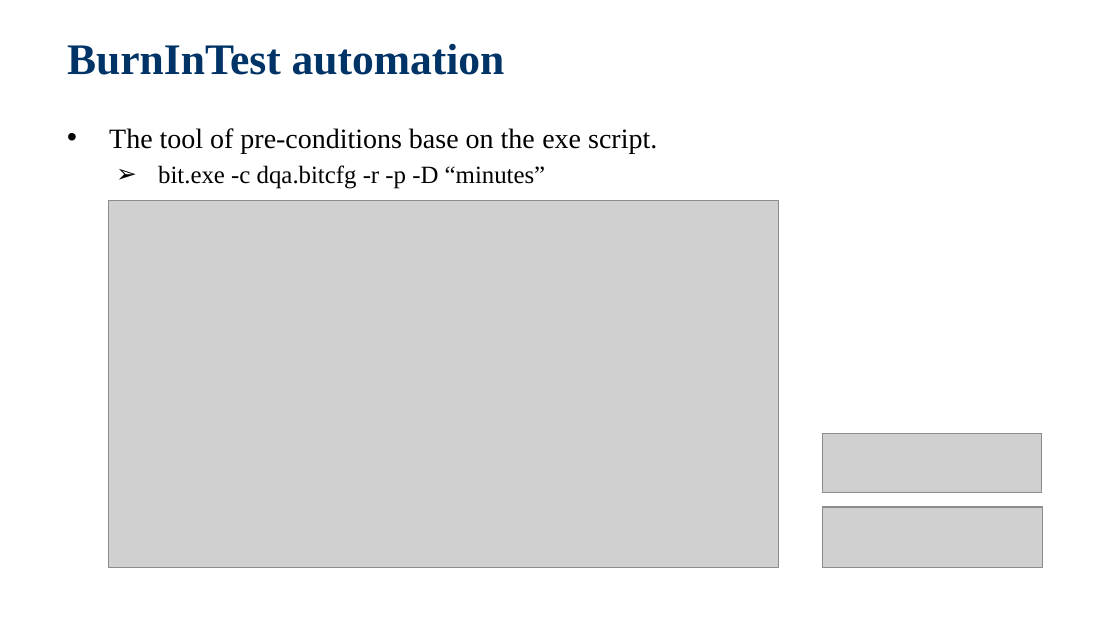
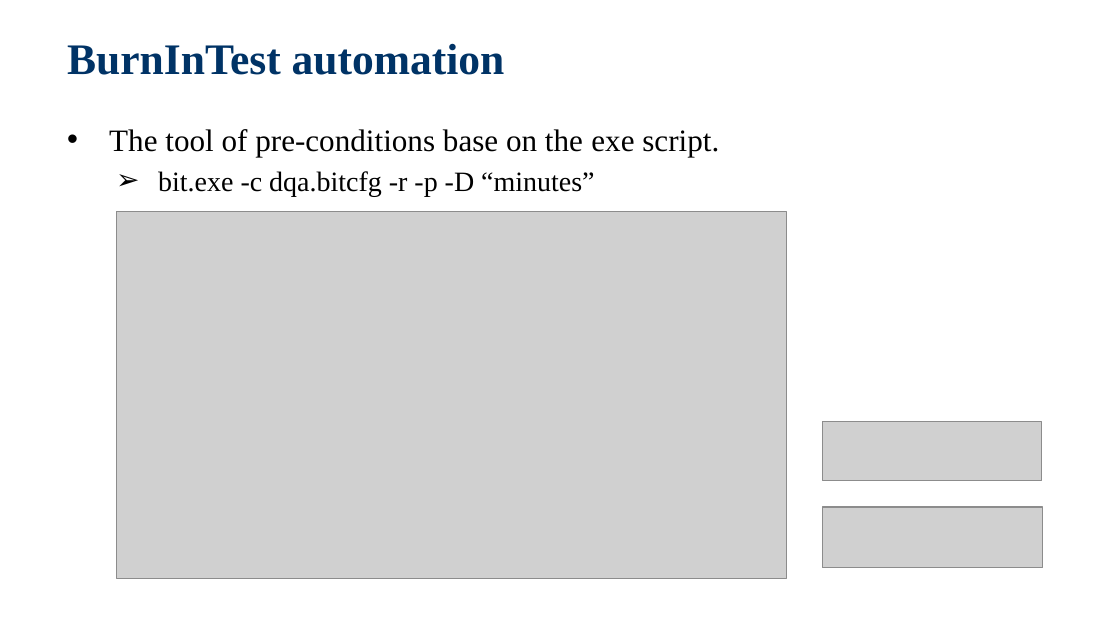
Before and after one commit to jackiejay888/automation, a slide deck: slide 30 of kpi/Test Automation.pptx. Drawn at 1120x630 pixels with LibreOffice and Linux fonts; fonts in the diff are those of the drawing; grey boxes stand for pictures; background and template pictures are left out. Boxes give left, top, right and bottom in pixels: in the first picture for what was removed or moved away, otherwise in the second. Text is boxed around its words. In the diff, an @@ line names an element or a change of style, - is before the commit and + after.

Commit message:
Update the Test Automation

```diff
--- a/kpi/Test Automation.pptx
+++ b/kpi/Test Automation.pptx
@@ text "The tool of pre-conditions base ..." at (109,129,719,196): size 18 to 20 pt in "The tool of pre-conditions base on the ..."; size 16 to 18 pt in "bit.exe -c dqa.bitcfg -r -p -D “minutes”" @@
@@ picture: place and size @@
-picture at (109,200,778,568)
+picture at (116,211,786,578)
@@ picture: place and size @@
-picture at (822,433,1042,493)
+picture at (822,421,1042,480)
```
Also in this commit, not shown: 33 other slides changed, 1 other file.
